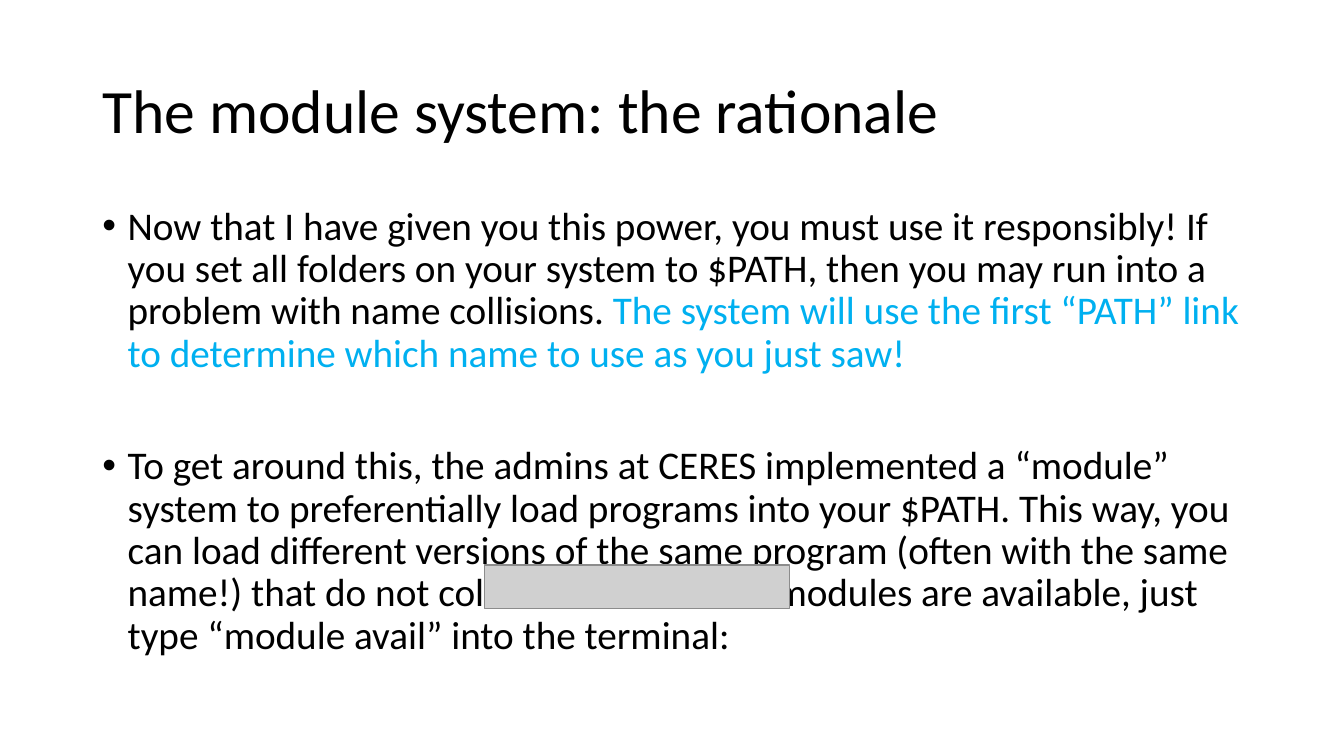
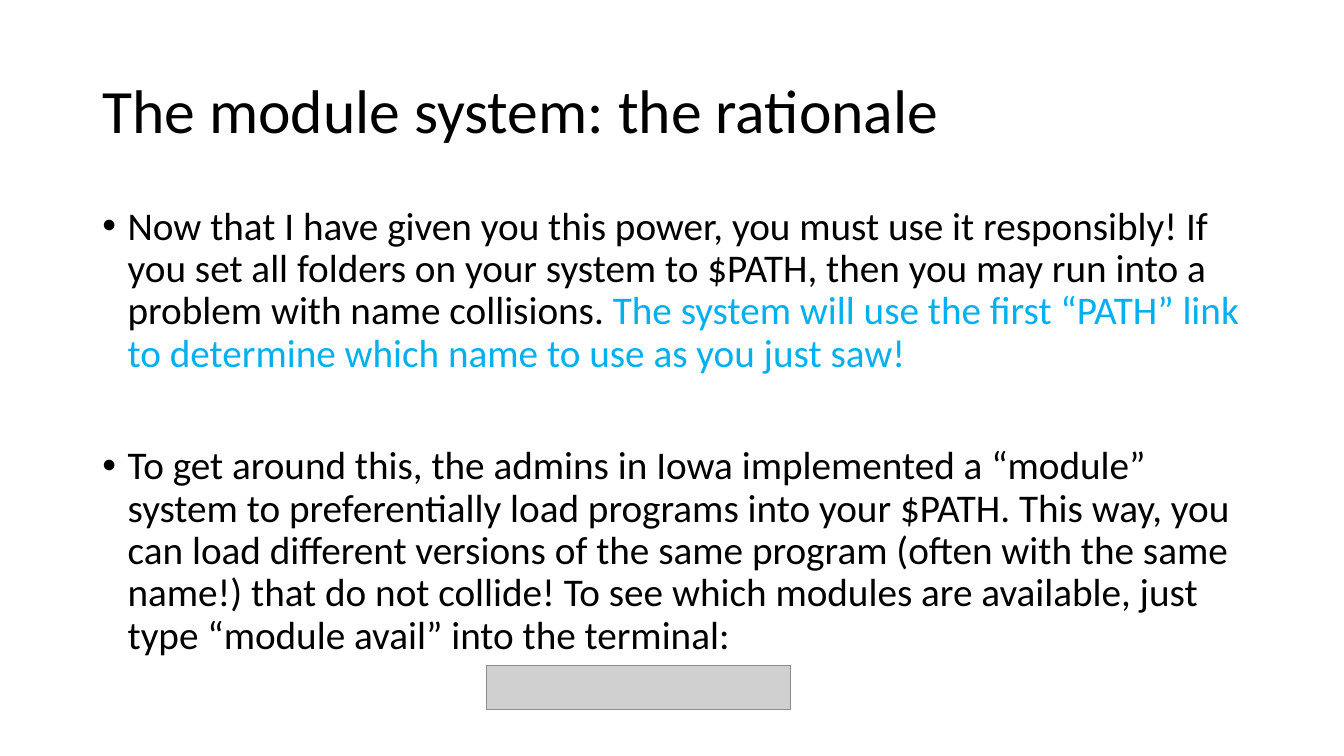
Before and after one commit to haibol2016/BioinformaticsTrainingWorkshop, a slide deck: slide 8 of 1.Unix/presentations/advanced_command_line_tutorial.pptx (slide 6 before the commit). Drawn at 1344x756 pixels with LibreOffice and Linux fonts; fonts in the diff are those of the drawing; grey boxes stand for pictures. Boxes give left, top, right and bottom in pixels: in the first picture for what was removed or moved away, otherwise in the second. Text is boxed around its words. In the diff, an @@ line names an element or a change of style, - is before the commit and + after.

```diff
--- a/1.Unix/presentations/advanced_command_line_tutorial.pptx
+++ b/1.Unix/presentations/advanced_command_line_tutorial.pptx
@@ text at [128, 451, 1229, 656]: text changed @@
-• To get around this, the admins at CERES implemented a “module” system to preferentially load programs into your $PATH. This way, you can load different versions of the same program (often with the same name!) that do not collide! To see which modules are available, just type “module avail” into the terminal:
+• To get around this, the admins in Iowa implemented a “module” system to preferentially load programs into your $PATH. This way, you can load different versions of the same program (often with the same name!) that do not collide! To see which modules are available, just type “module avail” into the terminal:
@@ picture: place and size @@
-picture at [485, 565, 789, 608]
+picture at [487, 665, 791, 709]
```
Also in this commit, not shown: 25 other slides changed, 6 slides added, 2 slides removed, 3 other files.
